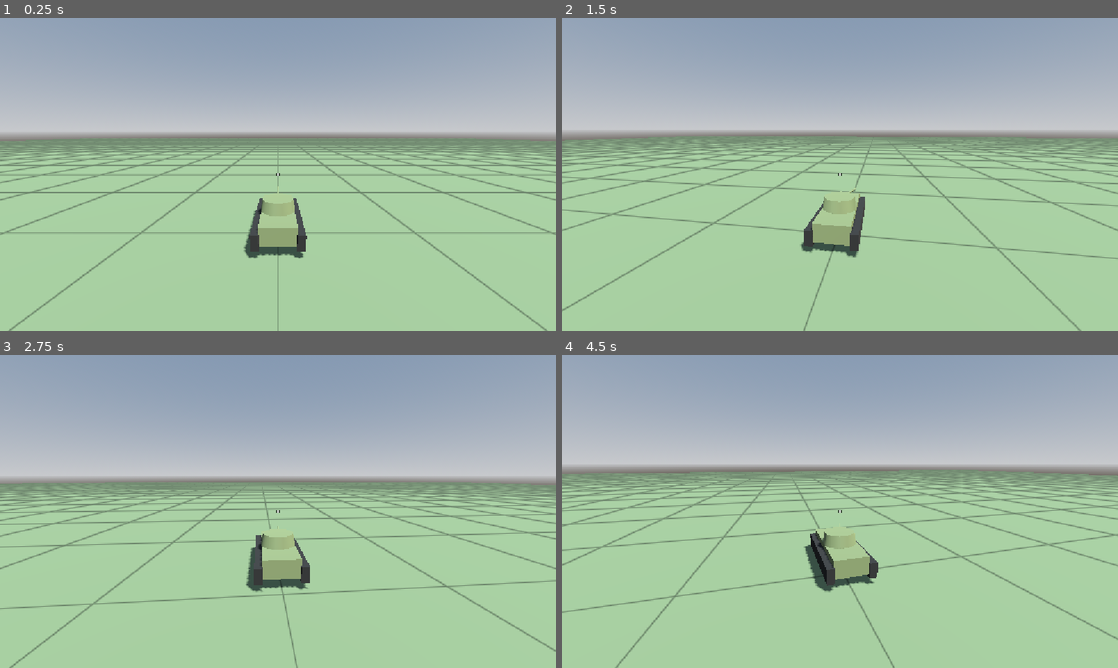
Above: before the commit, frames 1-4 (two rows, left to right).
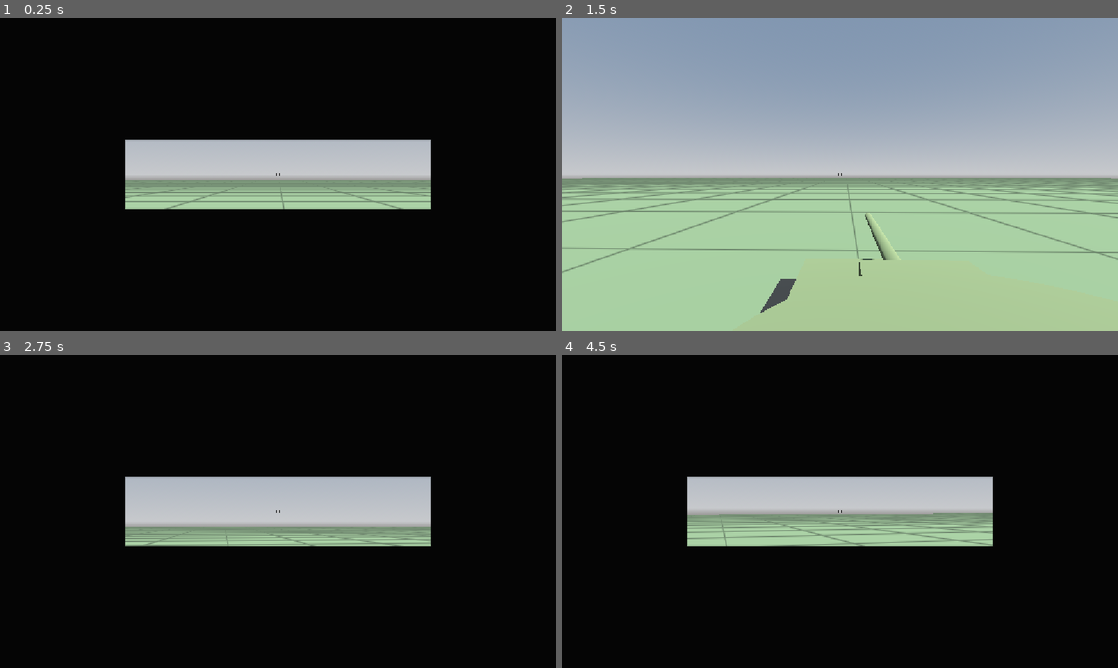
Above: after the commit, the same moments.

Repository: jacla586/Vagnstrid
Game: Godot game, scene res://scenes/test/test_area.tscn
Two runs of this game, one before a commit and one after it. Both use one fixed random seed, a clock stepped at 60 frames per second and the inputs below.
Inputs (mouse positions are in pixels of both pictures, inside the frame that each line leads up to):
- Up to frame 1 (0.25 s): no input
- Up to frame 2 (1.5 s): move the mouse to (867, 174) at 0.52 s; hold Right mouse button (binoculars, bound only after the commit) 0.53-1.28 s; hold W (move_forward) from 0.53 s (still down); tap H (toggle_hatch, bound only after the commit) at 0.8, 1.35 s; move the mouse to (812, 174) at 1.27 s
- Up to frame 3 (2.75 s): keep holding W (move_forward); tap T (turret_to_view, bound only after the commit) at 1.55 s; move the mouse to (289, 505) at 2.02 s; hold T (turret_to_view, bound only after the commit) from 2.03 s (still down); right-click (289, 505) at 2.3 s
- Up to frame 4 (4.5 s): move the mouse to (834, 517) at 2.77 s; release T (turret_to_view, bound only after the commit) at 2.78 s; right-click (834, 517) at 2.85 s; tap H (toggle_hatch, bound only after the commit) at 3.05 s; move the mouse to (878, 514) at 3.52 s; hold H (toggle_hatch, bound only after the commit) 3.53-4.28 s; tap T (turret_to_view, bound only after the commit) at 3.8, 4.35 s; tap Escape (release_mouse) at 4.15 s; move the mouse to (673, 464) at 4.27 s; release W (move_forward) at 4.28 s; hold A (turn_left) from 4.28 s (still down); click (673, 464) at 4.42 s

The runs differ from the first frame. In frame 1, 98% of the frame differs, in the area x 0-100%, y 0-100%; in frame 2, 32%; in frame 3, 99%; in frame 4, 97%.

Commit message:
Add hatch with cupola and periscope commander views
- Hatch is tank state driven by TankCommand.hatch_open; lid animates open and
  the commander's eye rises from inside the cupola to above the rim
- CommanderCamera: world-space mouse look; hatch open gives free view and
  binoculars, hatch closed gives a narrow, slow-turning periscope
- PlayerViews switches between commander view and debug orbit view (F1) and
  owns mouse capture
- Turret no longer follows the view: T sends it to the point under the screen
  centre and it keeps aiming there
- Periscope slit / binocular mask overlay shader
- Optics values in TankData; shared AimRay helper for both cameras
- Input actions: toggle_hatch (H), binoculars (RMB), turret_to_view (T),
  toggle_debug_view (F1)

Co-Authored-By: Claude Opus 5.5 <noreply@anthropic.com>

Diff:
--- /dev/null
+++ b/assets/shaders/view_mask.gdshader
@@ -0,0 +1,25 @@
+shader_type canvas_item;
+// Optics mask. mode 1 = periscope slit, mode 2 = binoculars (two circles).
+
+uniform int mode = 0;
+uniform vec2 rect_size = vec2(1920.0, 1080.0);
+// Periscope window size as fractions of the rect's width/height.
+uniform vec2 window_size = vec2(0.55, 0.22);
+uniform vec4 mask_color : source_color = vec4(0.02, 0.02, 0.02, 1.0);
+
+void fragment() {
+	vec2 px = UV * rect_size;
+	vec2 centre = rect_size * 0.5;
+	float mask = 0.0;
+	if (mode == 1) {
+		vec2 half_window = window_size * rect_size * 0.5;
+		vec2 d = abs(px - centre) - half_window;
+		mask = smoothstep(-1.5, 1.5, max(d.x, d.y));
+	} else if (mode == 2) {
+		float r = rect_size.y * 0.44;
+		vec2 offset = vec2(r * 0.6, 0.0);
+		float d = min(length(px - centre + offset), length(px - centre - offset)) - r;
+		mask = smoothstep(-r * 0.08, 0.0, d);
+	}
+	COLOR = vec4(mask_color.rgb, mask_color.a * mask);
+}
--- a/data/tanks/test_medium.tres
+++ b/data/tanks/test_medium.tres
@@ -20,3 +20,15 @@
 gun_elevation_speed_deg = 5.0
 gun_max_elevation_deg = 20.0
 gun_max_depression_deg = 8.0
+hatch_transition_time_s = 0.8
+commander_fov_deg = 70.0
+binocular_magnification = 6.0
+open_pitch_min_deg = -40.0
+open_pitch_max_deg = 60.0
+periscope_fov_deg = 45.0
+periscope_window_width = 0.55
+periscope_window_height = 0.22
+periscope_turn_speed_deg = 60.0
+periscope_yaw_limit_deg = 180.0
+periscope_pitch_min_deg = -10.0
+periscope_pitch_max_deg = 15.0
--- a/project.godot
+++ b/project.godot
@@ -47,6 +47,26 @@
 "events": [Object(InputEventKey,"resource_local_to_scene":false,"resource_name":"","device":-1,"window_id":0,"alt_press …(195 unchanged characters)…
 ]
 }
+toggle_hatch={
+"deadzone": 0.2,
+"events": [Object(InputEventKey,"resource_local_to_scene":false,"resource_name":"","device":-1,"window_id":0,"alt_pressed":false,"shift_pressed":false,"ctrl_pressed":false,"meta_pressed":false,"pressed":false,"keycode":0,"physical_keycode":72,"key_label":0,"unicode":104,"location":0,"echo":false,"script":null)
+]
+}
+binoculars={
+"deadzone": 0.2,
+"events": [Object(InputEventMouseButton,"resource_local_to_scene":false,"resource_name":"","device":-1,"window_id":0,"alt_pressed":false,"shift_pressed":false,"ctrl_pressed":false,"meta_pressed":false,"button_mask":0,"position":Vector2(0, 0),"global_position":Vector2(0, 0),"factor":1.0,"button_index":2,"canceled":false,"pressed":false,"double_click":false,"script":null)
+]
+}
+turret_to_view={
+"deadzone": 0.2,
+"events": [Object(InputEventKey,"resource_local_to_scene":false,"resource_name":"","device":-1,"window_id":0,"alt_pressed":false,"shift_pressed":false,"ctrl_pressed":false,"meta_pressed":false,"pressed":false,"keycode":0,"physical_keycode":84,"key_label":0,"unicode":116,"location":0,"echo":false,"script":null)
+]
+}
+toggle_debug_view={
+"deadzone": 0.2,
+"events": [Object(InputEventKey,"resource_local_to_scene":false,"resource_name":"","device":-1,"window_id":0,"alt_pressed":false,"shift_pressed":false,"ctrl_pressed":false,"meta_pressed":false,"pressed":false,"keycode":0,"physical_keycode":4194332,"key_label":0,"unicode":0,"location":0,"echo":false,"script":null)
+]
+}
 
 [physics]
 
--- a/scenes/tank/tank.tscn
+++ b/scenes/tank/tank.tscn
@@ -42,6 +42,18 @@
 bottom_radius = 0.09
 height = 3.6
 
+[sub_resource type="CylinderMesh" id="CylinderMesh_cupola"]
+material = SubResource("Material_paint")
+top_radius = 0.33
+bottom_radius = 0.36
+height = 0.3
+
+[sub_resource type="CylinderMesh" id="CylinderMesh_hatch"]
+material = SubResource("Material_paint")
+top_radius = 0.32
+bottom_radius = 0.32
+height = 0.05
+
 [node name="Tank" type="RigidBody3D"]
 center_of_mass_mode = 1
 center_of_mass = Vector3(0, -0.4, 0)
@@ -77,6 +89,23 @@
 
 [node name="TurretMesh" type="MeshInstance3D" parent="Visual/Turret"]
 mesh = SubResource("CylinderMesh_turret")
+
+[node name="Cupola" type="MeshInstance3D" parent="Visual/Turret"]
+transform = Transform3D(1, 0, 0, 0, 1, 0, 0, 0, 1, -0.5, 0.55, 0.35)
+mesh = SubResource("CylinderMesh_cupola")
+
+[node name="HatchHinge" type="Node3D" parent="Visual/Turret/Cupola"]
+transform = Transform3D(1, 0, 0, 0, 1, 0, 0, 0, 1, 0, 0.15, 0.32)
+
+[node name="HatchLid" type="MeshInstance3D" parent="Visual/Turret/Cupola/HatchHinge"]
+transform = Transform3D(1, 0, 0, 0, 1, 0, 0, 0, 1, 0, 0.025, -0.32)
+mesh = SubResource("CylinderMesh_hatch")
+
+[node name="HeadClosed" type="Marker3D" parent="Visual/Turret/Cupola"]
+transform = Transform3D(1, 0, 0, 0, 1, 0, 0, 0, 1, 0, 0.05, 0)
+
+[node name="HeadOpen" type="Marker3D" parent="Visual/Turret/Cupola"]
+transform = Transform3D(1, 0, 0, 0, 1, 0, 0, 0, 1, 0, 0.75, 0.05)
 
 [node name="GunPivot" type="Node3D" parent="Visual/Turret"]
 transform = Transform3D(1, 0, 0, 0, 1, 0, 0, 0, 1, 0, 0.05, -1.0)
--- a/scenes/test/test_area.tscn
+++ b/scenes/test/test_area.tscn
@@ -5,6 +5,10 @@
 [ext_resource type="Script" path="res://scripts/camera/orbit_camera.gd" id="3_camera"]
 [ext_resource type="Script" path="res://scripts/ui/crosshair.gd" id="5_crosshair"]
 [ext_resource type="Shader" path="res://assets/shaders/grid.gdshader" id="4_grid"]
+[ext_resource type="Script" path="res://scripts/camera/commander_camera.gd" id="6_commander"]
+[ext_resource type="Script" path="res://scripts/control/player_views.gd" id="7_views"]
+[ext_resource type="Script" path="res://scripts/ui/view_overlay.gd" id="8_overlay"]
+[ext_resource type="Shader" path="res://assets/shaders/view_mask.gdshader" id="9_mask"]
 
 [sub_resource type="ProceduralSkyMaterial" id="ProceduralSkyMaterial_1"]
 
@@ -25,6 +29,9 @@
 
 [sub_resource type="BoxShape3D" id="BoxShape3D_ground"]
 size = Vector3(400, 1, 400)
+
+[sub_resource type="ShaderMaterial" id="ShaderMaterial_mask"]
+shader = ExtResource("9_mask")
 
 [node name="TestArea" type="Node3D"]
 
@@ -47,16 +54,37 @@
 [node name="Tank" parent="." instance=ExtResource("1_tank")]
 transform = Transform3D(1, 0, 0, 0, 1, 0, 0, 0, 1, 0, 1.5, 0)
 
-[node name="PlayerController" type="Node" parent="." node_paths=PackedStringArray("tank", "camera")]
+[node name="PlayerController" type="Node" parent="." node_paths=PackedStringArray("tank", "views")]
 script = ExtResource("2_player")
 tank = NodePath("../Tank")
-camera = NodePath("../OrbitCamera")
+views = NodePath("../PlayerViews")
+
+[node name="CommanderCamera" type="Camera3D" parent="." node_paths=PackedStringArray("tank")]
+near = 0.03
+script = ExtResource("6_commander")
+tank = NodePath("../Tank")
 
 [node name="OrbitCamera" type="Camera3D" parent="." node_paths=PackedStringArray("target")]
 script = ExtResource("3_camera")
 target = NodePath("../Tank")
 
+[node name="PlayerViews" type="Node" parent="." node_paths=PackedStringArray("commander_camera", "debug_camera")]
+script = ExtResource("7_views")
+commander_camera = NodePath("../CommanderCamera")
+debug_camera = NodePath("../OrbitCamera")
+
 [node name="HUD" type="CanvasLayer" parent="."]
+
+[node name="ViewOverlay" type="ColorRect" parent="HUD" node_paths=PackedStringArray("views")]
+material = SubResource("ShaderMaterial_mask")
+anchors_preset = 15
+anchor_right = 1.0
+anchor_bottom = 1.0
+grow_horizontal = 2
+grow_vertical = 2
+mouse_filter = 2
+script = ExtResource("8_overlay")
+views = NodePath("../../PlayerViews")
 
 [node name="Crosshair" type="Control" parent="HUD"]
 layout_mode = 3
--- /dev/null
+++ b/scripts/camera/aim_ray.gd
@@ -0,0 +1,19 @@
+class_name AimRay
+extends RefCounted
+## Finds the world point under a camera's screen centre.
+
+const RANGE: float = 2000.0
+
+
+## First hit within RANGE straight ahead of the camera (ignoring `exclude`),
+## or the point at RANGE if nothing is hit.
+static func cast(camera: Camera3D, exclude: CollisionObject3D) -> Vector3:
+	var from: Vector3 = camera.global_position
+	var to: Vector3 = from - camera.global_basis.z * RANGE
+	var query := PhysicsRayQueryParameters3D.create(from, to)
+	if exclude != null:
+		query.exclude = [exclude.get_rid()]
+	var hit: Dictionary = camera.get_world_3d().direct_space_state.intersect_ray(query)
+	if hit.is_empty():
+		return to
+	return hit["position"]
--- /dev/null
+++ b/scripts/camera/commander_camera.gd
@@ -0,0 +1,107 @@
+class_name CommanderCamera
+extends Camera3D
+## The commander's eyes. Position comes from the tank (rises as the hatch opens);
+## look direction is world-space yaw/pitch from the mouse, so the view stays steady
+## while the turret or hull turns.
+##
+## Hatch open: naked eye, wide pitch range, binoculars on the "binoculars" action.
+## Hatch closed: periscope with a narrow FOV and pitch range. It turns toward the
+## mouse at most at the periscope's turn speed and is limited relative to the turret.
+
+## Radians per pixel of mouse movement at the naked-eye FOV.
+@export var mouse_sensitivity: float = 0.003
+## Higher = FOV changes (binoculars, hatch) happen faster.
+@export var fov_sharpness: float = 15.0
+@export var tank: Tank
+
+var _target_yaw: float = 0.0
+var _target_pitch: float = 0.0
+var _yaw: float = 0.0
+var _pitch: float = 0.0
+
+
+func _ready() -> void:
+	if tank != null:
+		_yaw = tank.global_rotation.y
+		_target_yaw = _yaw
+		fov = tank.data.commander_fov_deg
+		_update_transform()
+
+
+func _unhandled_input(event: InputEvent) -> void:
+	if not current or Input.mouse_mode != Input.MOUSE_MODE_CAPTURED or tank == null:
+		return
+	var motion := event as InputEventMouseMotion
+	if motion == null:
+		return
+	# Slower mouse when zoomed in, so aim feels the same on screen.
+	var zoom_scale: float = fov / tank.data.commander_fov_deg
+	_target_yaw = wrapf(_target_yaw - motion.relative.x * mouse_sensitivity * zoom_scale, -PI, PI)
+	_target_pitch -= motion.relative.y * mouse_sensitivity * zoom_scale
+
+
+## True when looking from the open hatch (past the halfway point of opening).
+func is_hatch_view() -> bool:
+	return tank != null and tank.get_hatch_progress() >= 0.5
+
+
+func is_periscope_view() -> bool:
+	return tank != null and not is_hatch_view()
+
+
+func is_binoculars_active() -> bool:
+	return current and is_hatch_view() and Input.is_action_pressed("binoculars")
+
+
+## Sets where the commander wants to look (world yaw/pitch, radians).
+func set_target_view(yaw: float, pitch: float) -> void:
+	_target_yaw = wrapf(yaw, -PI, PI)
+	_target_pitch = pitch
+
+
+func get_view_yaw() -> float:
+	return _yaw
+
+
+func get_aim_point() -> Vector3:
+	return AimRay.cast(self, tank)
+
+
+func _process(delta: float) -> void:
+	if tank == null:
+		return
+	var d: TankData = tank.data
+	var target_fov: float
+	if is_hatch_view():
+		_target_pitch = clampf(_target_pitch,
+				deg_to_rad(d.open_pitch_min_deg), deg_to_rad(d.open_pitch_max_deg))
+		_yaw = _target_yaw
+		_pitch = _target_pitch
+		target_fov = d.commander_fov_deg
+		if is_binoculars_active():
+			target_fov = _zoomed_fov(d.commander_fov_deg, d.binocular_magnification)
+	else:
+		_target_pitch = clampf(_target_pitch,
+				deg_to_rad(d.periscope_pitch_min_deg), deg_to_rad(d.periscope_pitch_max_deg))
+		var limit: float = deg_to_rad(d.periscope_yaw_limit_deg)
+		if limit < PI:
+			var turret_yaw: float = tank.get_turret_global_yaw()
+			var relative: float = wrapf(_target_yaw - turret_yaw, -PI, PI)
+			_target_yaw = wrapf(turret_yaw + clampf(relative, -limit, limit), -PI, PI)
+		var step: float = deg_to_rad(d.periscope_turn_speed_deg) * delta
+		var yaw_diff: float = wrapf(_target_yaw - _yaw, -PI, PI)
+		_yaw = wrapf(_yaw + clampf(yaw_diff, -step, step), -PI, PI)
+		_pitch = move_toward(_pitch, _target_pitch, step)
+		target_fov = d.periscope_fov_deg
+	fov = lerpf(fov, target_fov, 1.0 - exp(-fov_sharpness * delta))
+	_update_transform()
+
+
+func _update_transform() -> void:
+	global_transform = Transform3D(Basis.from_euler(Vector3(_pitch, _yaw, 0.0)),
+			tank.get_commander_eye_position())
+
+
+static func _zoomed_fov(base_fov_deg: float, magnification: float) -> float:
+	var half: float = deg_to_rad(base_fov_deg) * 0.5
+	return rad_to_deg(2.0 * atan(tan(half) / maxf(magnification, 1.0)))
--- a/scripts/camera/orbit_camera.gd
+++ b/scripts/camera/orbit_camera.gd
@@ -1,10 +1,7 @@
 class_name OrbitCamera
 extends Camera3D
-## Temporary third-person camera. The mouse orbits it around the target in world
-## space, so turning the hull doesn't move the view. The screen centre is the aim
-## point. Will be replaced by the cupola / periscope views.
-
-const AIM_RANGE: float = 2000.0
+## Debug third-person camera. The mouse orbits it around the target in world space,
+## so turning the hull doesn't move the view. The screen centre is the aim point.
 
 @export var target: Node3D
 @export var distance: float = 14.0
@@ -23,7 +20,6 @@
 
 
 func _ready() -> void:
-	Input.mouse_mode = Input.MOUSE_MODE_CAPTURED
 	if target != null:
 		_yaw = target.global_rotation.y
 		_pivot = target.global_position + Vector3.UP * pivot_height
@@ -31,17 +27,14 @@
 
 
 func _unhandled_input(event: InputEvent) -> void:
-	if event.is_action_pressed("release_mouse"):
-		Input.mouse_mode = Input.MOUSE_MODE_VISIBLE
-	elif event is InputEventMouseButton and event.pressed \
-			and Input.mouse_mode != Input.MOUSE_MODE_CAPTURED:
-		Input.mouse_mode = Input.MOUSE_MODE_CAPTURED
-		get_viewport().set_input_as_handled()
-	elif event is InputEventMouseMotion and Input.mouse_mode == Input.MOUSE_MODE_CAPTURED:
-		var motion := event as InputEventMouseMotion
-		_yaw = wrapf(_yaw - motion.relative.x * mouse_sensitivity, -PI, PI)
-		_pitch = clampf(_pitch - motion.relative.y * mouse_sensitivity,
-				deg_to_rad(min_pitch_deg), deg_to_rad(max_pitch_deg))
+	if not current or Input.mouse_mode != Input.MOUSE_MODE_CAPTURED:
+		return
+	var motion := event as InputEventMouseMotion
+	if motion == null:
+		return
+	_yaw = wrapf(_yaw - motion.relative.x * mouse_sensitivity, -PI, PI)
+	_pitch = clampf(_pitch - motion.relative.y * mouse_sensitivity,
+			deg_to_rad(min_pitch_deg), deg_to_rad(max_pitch_deg))
 
 
 func _process(delta: float) -> void:
@@ -52,19 +45,8 @@
 	_update_transform()
 
 
-## World point under the screen centre: first hit within AIM_RANGE (ignoring the
-## target itself), or the point at AIM_RANGE if nothing is hit.
 func get_aim_point() -> Vector3:
-	var from: Vector3 = global_position
-	var to: Vector3 = from - global_basis.z * AIM_RANGE
-	var query := PhysicsRayQueryParameters3D.create(from, to)
-	var body := target as CollisionObject3D
-	if body != null:
-		query.exclude = [body.get_rid()]
-	var hit: Dictionary = get_world_3d().direct_space_state.intersect_ray(query)
-	if hit.is_empty():
-		return to
-	return hit["position"]
+	return AimRay.cast(self, target as CollisionObject3D)
 
 
 func _update_transform() -> void:
--- a/scripts/control/player_controller.gd
+++ b/scripts/control/player_controller.gd
@@ -1,11 +1,24 @@
 class_name PlayerController
 extends Node
 ## Turns the local player's input into a TankCommand for the controlled tank.
+##
+## Commander view: the turret only moves when "turret_to_view" is pressed; it then
+## goes to the point under the screen centre and keeps aiming there.
+## Debug view: the turret follows the camera.
 
 @export var tank: Tank
-@export var camera: OrbitCamera
+@export var views: PlayerViews
 
 var _command: TankCommand = TankCommand.new()
+var _hatch_wanted: bool = false
+var _turret_to_view_requested: bool = false
+
+
+func _unhandled_input(event: InputEvent) -> void:
+	if event.is_action_pressed("toggle_hatch"):
+		_hatch_wanted = not _hatch_wanted
+	elif event.is_action_pressed("turret_to_view"):
+		_turret_to_view_requested = true
 
 
 func _physics_process(_delta: float) -> void:
@@ -13,7 +26,10 @@
 		return
 	_command.throttle = Input.get_axis("move_backward", "move_forward")
 	_command.steering = Input.get_axis("turn_left", "turn_right")
-	_command.has_aim = camera != null
-	if _command.has_aim:
-		_command.aim_point = camera.get_aim_point()
+	_command.hatch_open = _hatch_wanted
+	if views != null and (views.is_debug_view() or _turret_to_view_requested):
+		# Ray queries are done here (physics frame), not in the input callback.
+		_command.aim_point = views.get_aim_point()
+		_command.has_aim = true
+	_turret_to_view_requested = false
 	tank.set_command(_command)
--- /dev/null
+++ b/scripts/control/player_views.gd
@@ -0,0 +1,57 @@
+class_name PlayerViews
+extends Node
+## Owns the local player's cameras: commander view (default) and the debug orbit view.
+## Also handles mouse capture.
+
+enum OverlayMode { NONE, PERISCOPE, BINOCULARS }
+
+@export var commander_camera: CommanderCamera
+@export var debug_camera: OrbitCamera
+
+var _debug_view: bool = false
+
+
+func _ready() -> void:
+	Input.mouse_mode = Input.MOUSE_MODE_CAPTURED
+	_apply_view()
+
+
+func _unhandled_input(event: InputEvent) -> void:
+	if event.is_action_pressed("release_mouse"):
+		Input.mouse_mode = Input.MOUSE_MODE_VISIBLE
+	elif event.is_action_pressed("toggle_debug_view"):
+		_debug_view = not _debug_view
+		_apply_view()
+	elif event is InputEventMouseButton and event.pressed \
+			and Input.mouse_mode != Input.MOUSE_MODE_CAPTURED:
+		Input.mouse_mode = Input.MOUSE_MODE_CAPTURED
+		get_viewport().set_input_as_handled()
+
+
+func is_debug_view() -> bool:
+	return _debug_view
+
+
+func get_aim_point() -> Vector3:
+	if _debug_view:
+		return debug_camera.get_aim_point()
+	return commander_camera.get_aim_point()
+
+
+func get_overlay_mode() -> OverlayMode:
+	if _debug_view:
+		return OverlayMode.NONE
+	if commander_camera.is_binoculars_active():
+		return OverlayMode.BINOCULARS
+	if commander_camera.is_periscope_view():
+		return OverlayMode.PERISCOPE
+	return OverlayMode.NONE
+
+
+func get_tank_data() -> TankData:
+	return commander_camera.tank.data
+
+
+func _apply_view() -> void:
+	commander_camera.current = not _debug_view
+	debug_camera.current = _debug_view
--- a/scripts/data/tank_data.gd
+++ b/scripts/data/tank_data.gd
@@ -41,3 +41,26 @@
 @export var gun_max_elevation_deg: float = 20.0
 ## Max gun depression below the turret's horizontal plane (degrees, positive number).
 @export var gun_max_depression_deg: float = 8.0
+
+@export_group("Optics")
+## Time for the commander to open or close the hatch (s).
+@export var hatch_transition_time_s: float = 0.8
+## Commander's vertical field of view with the hatch open, naked eye (degrees).
+@export var commander_fov_deg: float = 70.0
+## Binocular magnification (hatch open only).
+@export var binocular_magnification: float = 6.0
+## Pitch limits for the commander's head with the hatch open (degrees).
+@export var open_pitch_min_deg: float = -40.0
+@export var open_pitch_max_deg: float = 60.0
+## Vertical field of view through the cupola periscope (degrees).
+@export var periscope_fov_deg: float = 45.0
+## Size of the periscope's visible window, as fractions of screen width/height.
+@export var periscope_window_width: float = 0.55
+@export var periscope_window_height: float = 0.22
+## Max rotation speed of the periscope (degrees/s). Makes it feel sluggish.
+@export var periscope_turn_speed_deg: float = 60.0
+## How far the periscope can turn from turret forward (degrees). 180 = all round.
+@export var periscope_yaw_limit_deg: float = 180.0
+## Pitch limits through the periscope (degrees).
+@export var periscope_pitch_min_deg: float = -10.0
+@export var periscope_pitch_max_deg: float = 15.0
--- a/scripts/tank/tank.gd
+++ b/scripts/tank/tank.gd
@@ -9,8 +9,12 @@
 ## right track force, applied at the grounded wheels' contact points.
 ## Turret: turns toward the command's aim point at the data's traverse/elevation speed.
 ## No stabilization: when the hull turns, the turret has to catch up.
+## Hatch: opens/closes toward the command's hatch_open over the data's transition
+## time. The commander is exposed whenever the hatch isn't fully closed.
 
 const KMH_TO_MS: float = 1.0 / 3.6
+## Visual only: how far the hatch lid swings open.
+const HATCH_OPEN_ANGLE_DEG: float = 110.0
 
 @export var data: TankData
 
@@ -18,10 +22,14 @@
 var _left_rays: Array[RayCast3D] = []
 var _right_rays: Array[RayCast3D] = []
 var _track_half_width: float = 1.0
+var _hatch_progress: float = 0.0
 
 @onready var _suspension: Node3D = $Suspension
 @onready var _turret: Node3D = $Visual/Turret
 @onready var _gun_pivot: Node3D = $Visual/Turret/GunPivot
+@onready var _hatch_hinge: Node3D = $Visual/Turret/Cupola/HatchHinge
+@onready var _head_closed: Marker3D = $Visual/Turret/Cupola/HeadClosed
+@onready var _head_open: Marker3D = $Visual/Turret/Cupola/HeadOpen
 
 
 func _ready() -> void:
@@ -63,8 +71,31 @@
 	return _gun_pivot.rotation.x
 
 
+## Turret heading in world space (radians, same convention as Node3D rotation.y).
+func get_turret_global_yaw() -> float:
+	var forward: Vector3 = -_turret.global_basis.z
+	return atan2(-forward.x, -forward.z)
+
+
+## 0 = hatch closed, 1 = fully open.
+func get_hatch_progress() -> float:
+	return _hatch_progress
+
+
+## True whenever the hatch isn't fully closed.
+func is_commander_exposed() -> bool:
+	return _hatch_progress > 0.0
+
+
+## Commander's eye in world space: rises out of the cupola as the hatch opens.
+func get_commander_eye_position() -> Vector3:
+	return _head_closed.global_position.lerp(_head_open.global_position,
+			smoothstep(0.0, 1.0, _hatch_progress))
+
+
 func _physics_process(delta: float) -> void:
 	_update_turret(delta)
+	_update_hatch(delta)
 	var state: PhysicsDirectBodyState3D = PhysicsServer3D.body_get_direct_state(get_rid())
 	if state == null:
 		return
@@ -107,6 +138,13 @@
 			-deg_to_rad(data.gun_max_depression_deg), deg_to_rad(data.gun_max_elevation_deg))
 	var pitch_step: float = deg_to_rad(data.gun_elevation_speed_deg) * delta
 	_gun_pivot.rotation.x += clampf(target_pitch - _gun_pivot.rotation.x, -pitch_step, pitch_step)
+
+
+func _update_hatch(delta: float) -> void:
+	var target: float = 1.0 if _command.hatch_open else 0.0
+	_hatch_progress = move_toward(_hatch_progress, target,
+			delta / maxf(data.hatch_transition_time_s, 0.01))
+	_hatch_hinge.rotation.x = deg_to_rad(HATCH_OPEN_ANGLE_DEG) * _hatch_progress
 
 
 func _apply_suspension(state: PhysicsDirectBodyState3D, rays: Array[RayCast3D],
--- a/scripts/tank/tank_command.gd
+++ b/scripts/tank/tank_command.gd
@@ -11,3 +11,5 @@
 var aim_point: Vector3 = Vector3.ZERO
 ## False = no aim this frame; turret and gun hold their position.
 var has_aim: bool = false
+## Desired hatch state. The tank opens/closes over its hatch transition time.
+var hatch_open: bool = false
--- /dev/null
+++ b/scripts/ui/view_overlay.gd
@@ -0,0 +1,29 @@
+class_name ViewOverlay
+extends ColorRect
+## Full-screen mask for the commander's optics: periscope slit or binocular circles.
+## Drawn by view_mask.gdshader; this script feeds it the mode and sizes.
+
+@export var views: PlayerViews
+
+var _shader_material: ShaderMaterial
+
+
+func _ready() -> void:
+	set_anchors_preset(Control.PRESET_FULL_RECT)
+	mouse_filter = Control.MOUSE_FILTER_IGNORE
+	_shader_material = material as ShaderMaterial
+
+
+func _process(_delta: float) -> void:
+	if views == null or _shader_material == null:
+		visible = false
+		return
+	var mode: PlayerViews.OverlayMode = views.get_overlay_mode()
+	visible = mode != PlayerViews.OverlayMode.NONE
+	if not visible:
+		return
+	var d: TankData = views.get_tank_data()
+	_shader_material.set_shader_parameter("mode", int(mode))
+	_shader_material.set_shader_parameter("rect_size", size)
+	_shader_material.set_shader_parameter("window_size",
+			Vector2(d.periscope_window_width, d.periscope_window_height))
Not shown, added: assets/shaders/view_mask.gdshader.uid
Not shown, added: scripts/camera/aim_ray.gd.uid
Not shown, added: scripts/camera/commander_camera.gd.uid
Not shown, added: scripts/control/player_views.gd.uid
Not shown, added: scripts/ui/view_overlay.gd.uid
